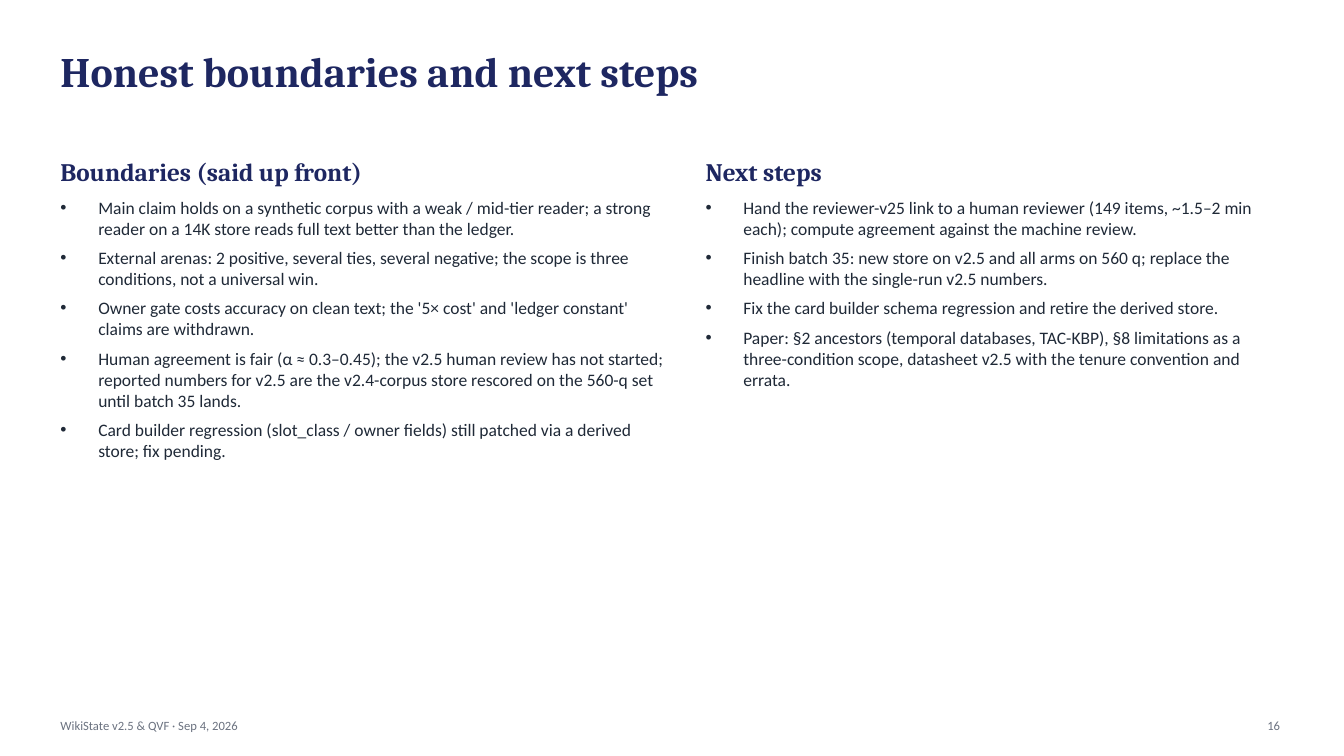
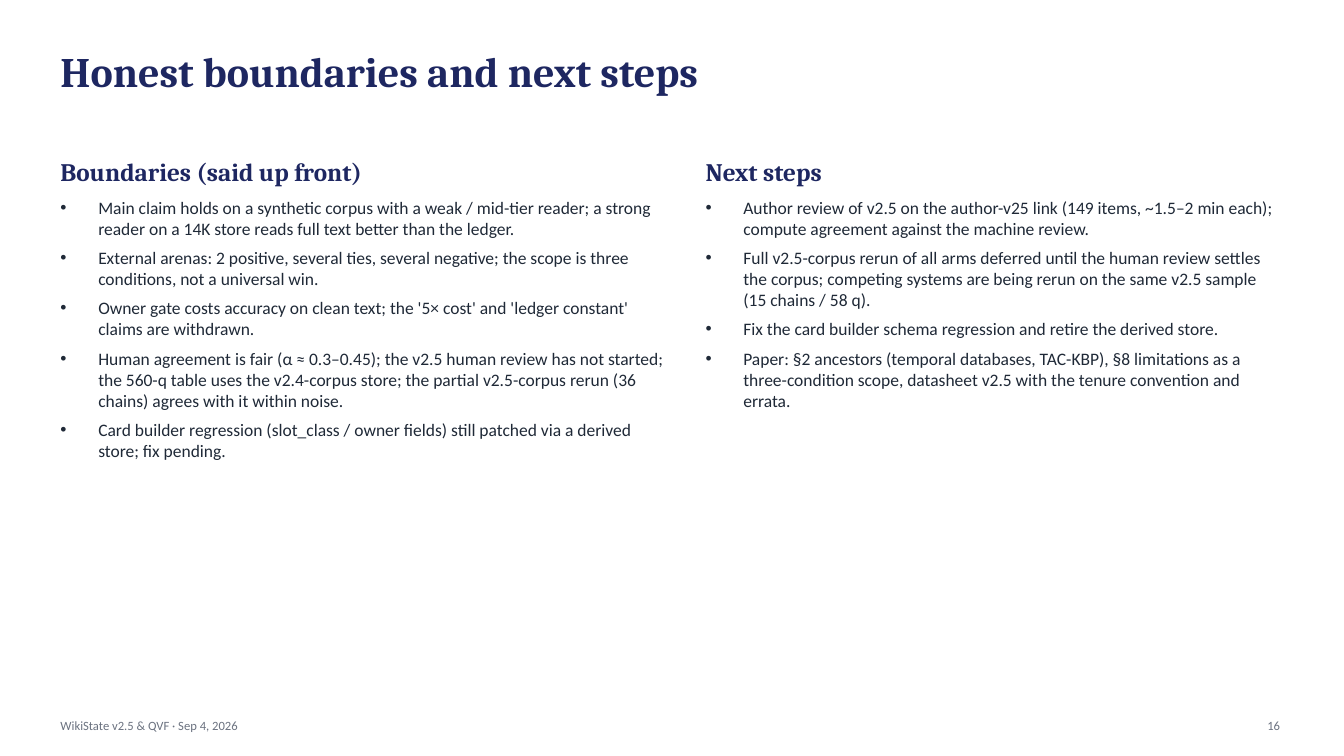
Before and after one commit to jeremyz12/qvf_withcontroller, a slide deck: slide 16 of results/weekly_report_20260904.pptx. Drawn at 1344x756 pixels with LibreOffice and Linux fonts; fonts in the diff are those of the drawing. Boxes give left, top, right and bottom in pixels: in the first picture for what was removed or moved away, otherwise in the second. Text is boxed around its words. In the diff, an @@ line names an element or a change of style, - is before the commit and + after.

Commit message:
周报材料更新:并入批 35 部分重跑(v2.5 语料 36 链)数字与配对结论;评审人改为作者本人 author-v25

```diff
--- a/results/weekly_report_20260904.pptx
+++ b/results/weekly_report_20260904.pptx
@@ text at (x1=743, y1=201, x2=1273, y2=309): text changed @@
-• Hand the reviewer-v25 link to a human reviewer (149 items, ~1.5–2 min each); compute agreement against the machine review.
-• Finish batch 35: new store on v2.5 and all arms on 560 q; replace the headline with the single-run v2.5 numbers.
+• Author review of v2.5 on the author-v25 link (149 items, ~1.5–2 min each); compute agreement against the machine review.
+• Full v2.5-corpus rerun of all arms deferred until the human review settles the corpus; competing systems are being rerun on the same v2.5 sample (15 chains / 58 q).
@@ text at (x1=98, y1=352, x2=663, y2=410): text changed @@
-• Human agreement is fair (α ≈ 0.3–0.45); the v2.5 human review has not started; reported numbers for v2.5 are the v2.4-corpus store rescored on the 560-q set until batch 35 lands.
+• Human agreement is fair (α ≈ 0.3–0.45); the v2.5 human review has not started; the 560-q table uses the v2.4-corpus store; the partial v2.5-corpus rerun (36 chains) agrees with it within noise.
```
Also in this commit, not shown: 3 other slides changed, 2 other files.
